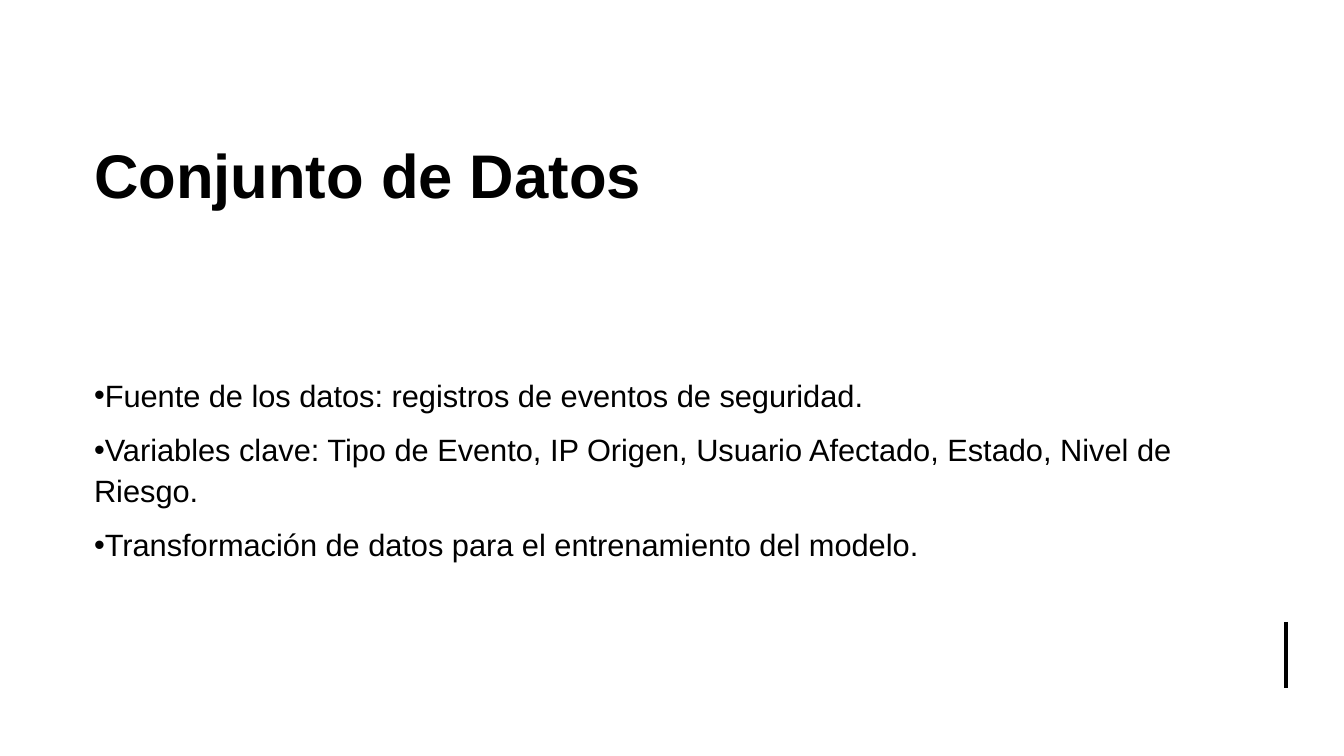
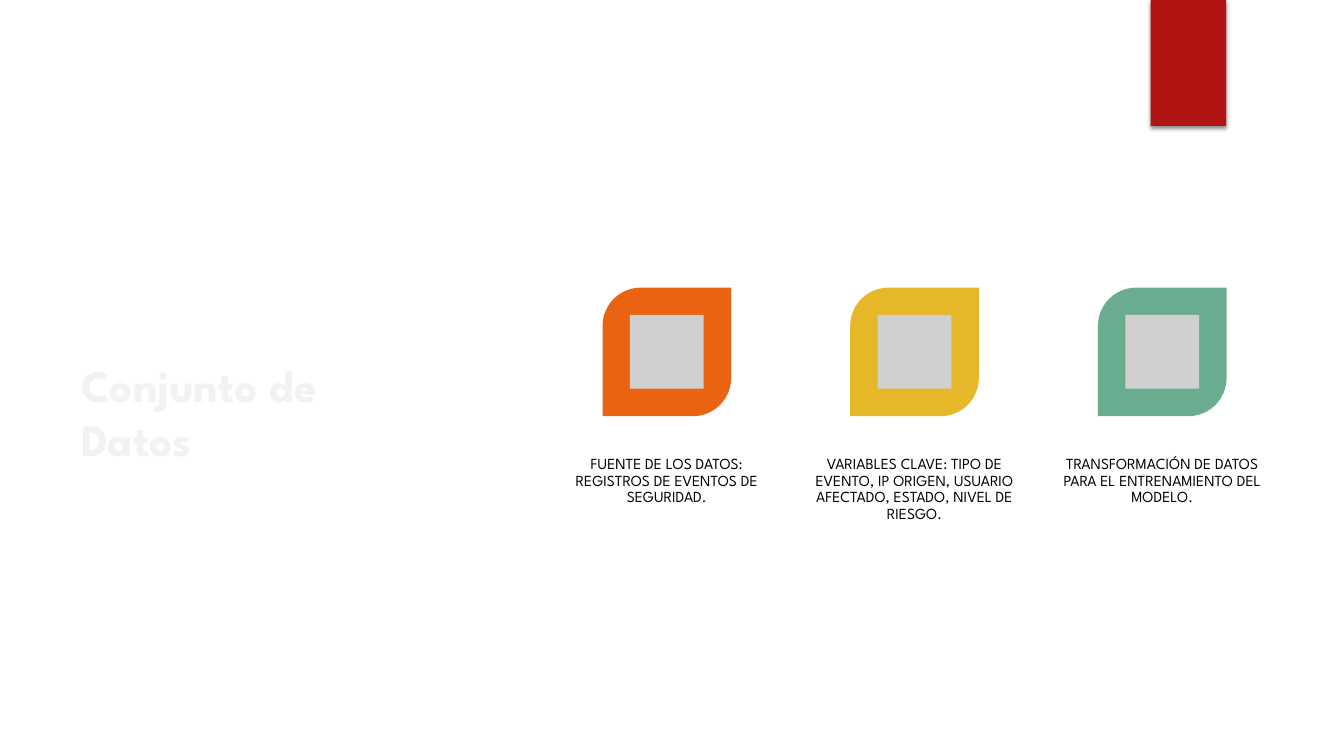
Before and after one commit to carlososorno9595/Analitica-de-datos, a slide deck: slide 5 of diapositiva seguridad informatica.pptx. Drawn at 1344x756 pixels with LibreOffice and Linux fonts; fonts in the diff are those of the drawing; grey boxes stand for pictures; background and template pictures are left out. Boxes give left, top, right and bottom in pixels: in the first picture for what was removed or moved away, otherwise in the second. Text is boxed around its words. In the diff, an @@ line names an element or a change of style, - is before the commit and + after.

```diff
--- a/diapositiva seguridad informatica.pptx
+++ b/diapositiva seguridad informatica.pptx
@@ rectangle removed at box(0, 0, 1344, 756) @@
@@ rectangle removed at box(0, 0, 1344, 280) @@
@@ freeform shape added at box(436, 0, 497, 409), fill #FFFFFF at 20% opacity @@
@@ freeform shape added at box(459, 0, 1344, 756), fill #FFFFFF @@
@@ rectangle added at box(1150, 0, 1226, 126), fill #B01513 @@
@@ title "Conjunto de Datos": place and size @@
-title "Conjunto de Datos" at box(94, 153, 641, 210)
+title "Conjunto de Datos" at box(71, 159, 413, 663)
@@ title "Conjunto de Datos" at box(71, 159, 413, 663): size 44 to 32 pt, font Arial to League Spartan, text colour #000000 to #F2F2F2 @@
@@ ellipse added at box(949, 185, 1259, 495), fill gradient #F3F3F3 @@
@@ text removed at box(94, 384, 1171, 562) @@
-• Fuente de los datos: registros de eventos de seguridad.
-• Variables clave: Tipo de Evento, IP Origen, Usuario Afectado, Estado, Nivel de Riesgo.
-• Transformación de datos para el entrenamiento del modelo.
@@ group added at box(576, 287, 1261, 519): 3 round diag rects, 3 pictures, 3 texts @@
+FUENTE DE LOS DATOS: REGISTROS DE EVENTOS DE SEGURIDAD.
+VARIABLES CLAVE: TIPO DE EVENTO, IP ORIGEN, USUARIO AFECTADO, ESTADO, NIVEL DE RIESGO.
+TRANSFORMACIÓN DE DATOS PARA EL ENTRENAMIENTO DEL MODELO.
@@ line removed from (1287, 622) to (1287, 688) @@
```
Also in this commit, not shown: 11 other slides changed.
